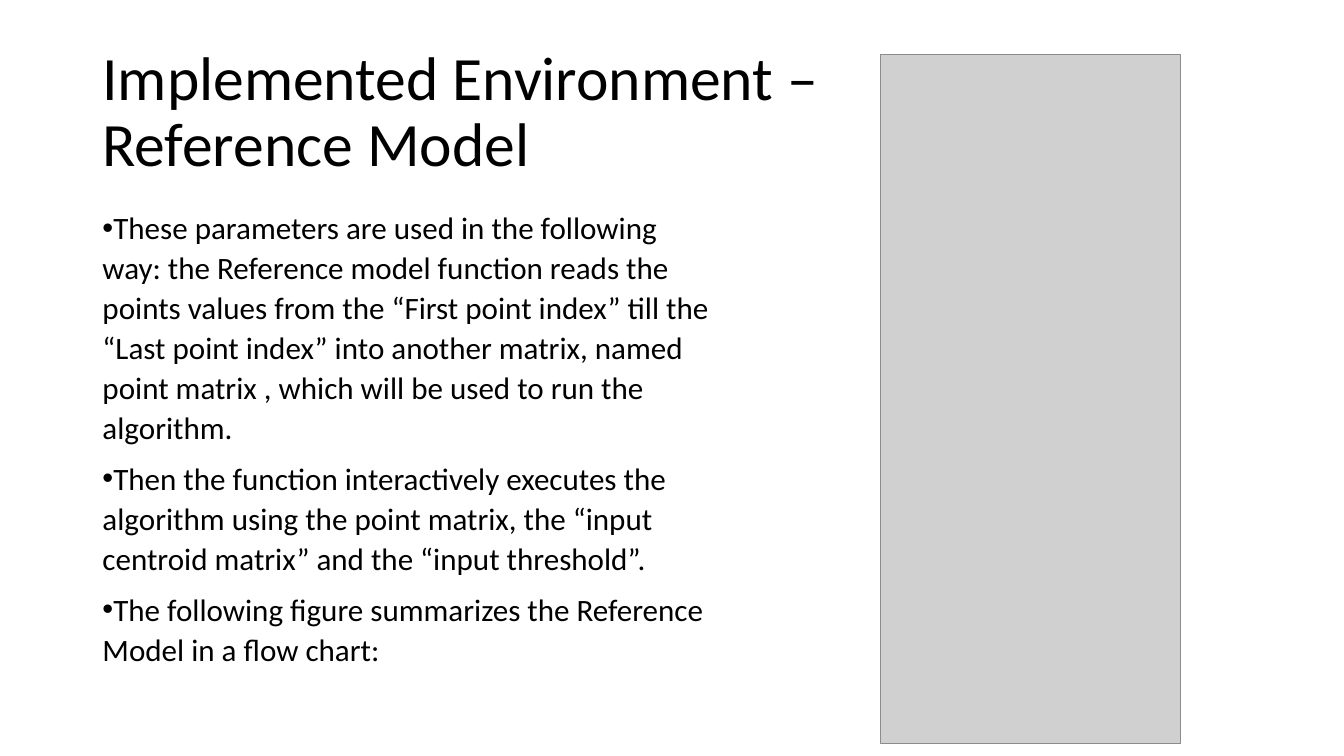
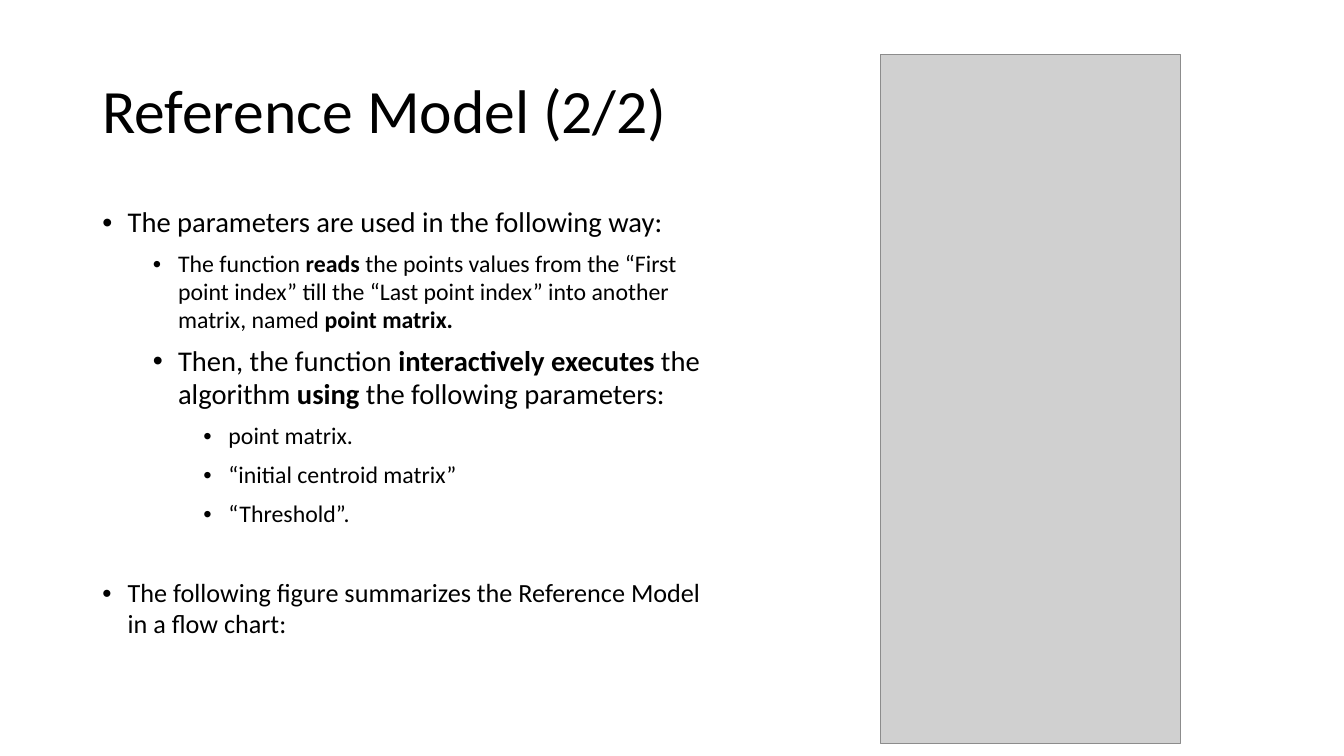
Before and after one commit to liotahuf/UVM_project, a slide deck: slide 23 of Final presentation 3.pptx. Drawn at 1344x756 pixels with LibreOffice and Linux fonts; fonts in the diff are those of the drawing; grey boxes stand for pictures. Boxes give left, top, right and bottom in pixels: in the first picture for what was removed or moved away, otherwise in the second. Text is boxed around its words. In the diff, an @@ line names an element or a change of style, - is before the commit and + after.

```diff
--- a/Final presentation 3.pptx
+++ b/Final presentation 3.pptx
@@ title at (102,88,666,142): text changed @@
-Implemented Environment – Reference Model
+Reference Model (2/2)
@@ text at (128,212,700,522): text changed; size 22.2 to 17 pt @@
-• These parameters are used in the following way: the Reference model function reads the points values from the “First point index” till the “Last point index” into another matrix, named point matrix , which will be used to run the algorithm.
-• Then the function interactively executes the algorithm using the point matrix, the “input centroid matrix” and the “input threshold”.
+• The parameters are used in the following way:
+  • The function reads the points values from the “First point index” till the “Last point index” into another matrix, named point matrix.
+  • Then, the function interactively executes the algorithm using the following parameters:
+    • point matrix.
+    • “initial centroid matrix”
+    • “Threshold”.
@@ text at (128,583,700,634): size 22.2 to 18.7 pt in "The following figure summarizes the Reference Model ..."; indent changed; line spacing 1.07 to 0.97 @@
```
Also in this commit, not shown: 21 other slides changed.
